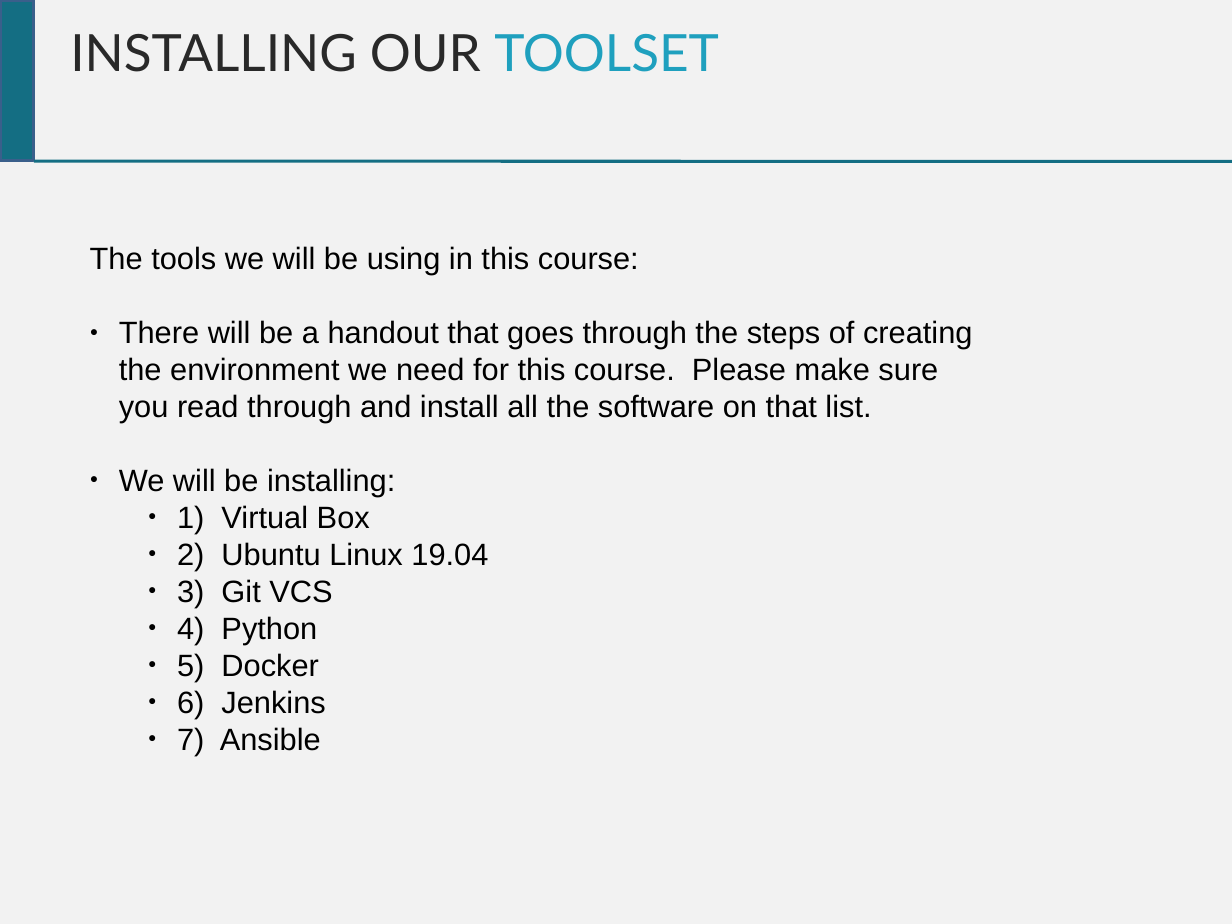
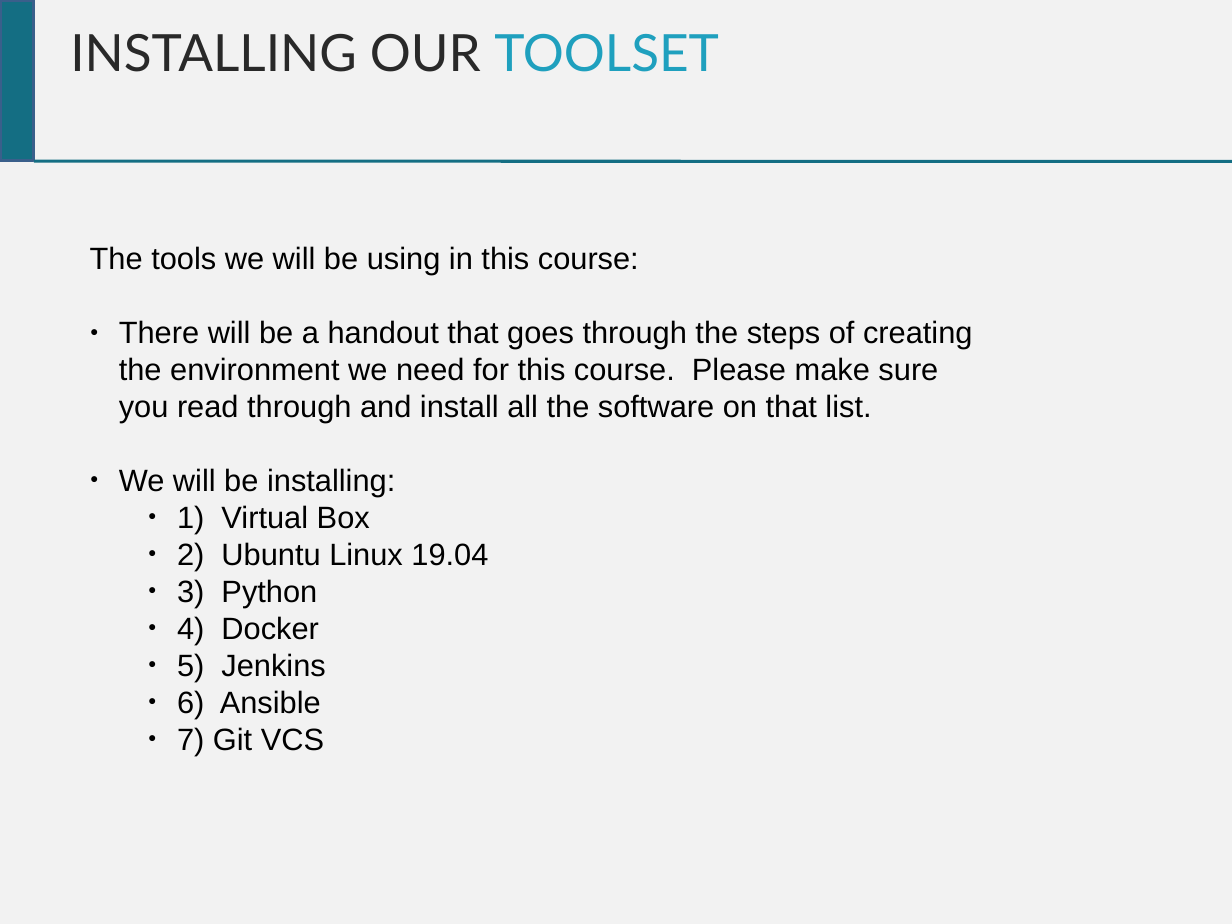
Before and after one commit to chrisgauthier742018/devopscourse, a slide deck: slide 2 of Dev Ops Course - Desktop Setup.pptx. Drawn at 1232x924 pixels with LibreOffice and Linux fonts; fonts in the diff are those of the drawing. Boxes give left, top, right and bottom in pixels: in the first picture for what was removed or moved away, otherwise in the second. Text is boxed around its words. In the diff, an @@ line names an element or a change of style, - is before the commit and + after.

```diff
--- a/Dev Ops Course - Desktop Setup.pptx
+++ b/Dev Ops Course - Desktop Setup.pptx
@@ text at box(177, 579, 325, 755): text changed @@
-    ● 3) Git VCS
-    ● 4) Python
-    ● 5) Docker
-    ● 6) Jenkins
-    ● 7) Ansible
+    ● 3) Python
+    ● 4) Docker
+    ● 5) Jenkins
+    ● 6) Ansible
+    ● 7) Git VCS
```
Also in this commit, not shown: 2 other slides changed, 6 slides added, 1 other file.
